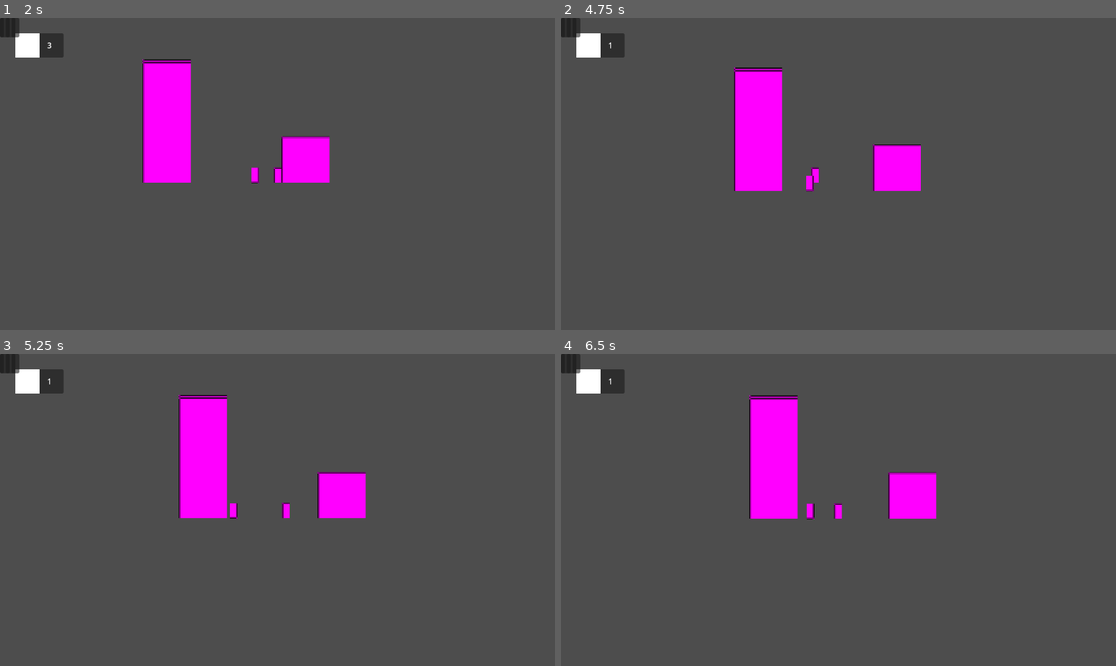
Above: before the commit, frames 1-4 (two rows, left to right).
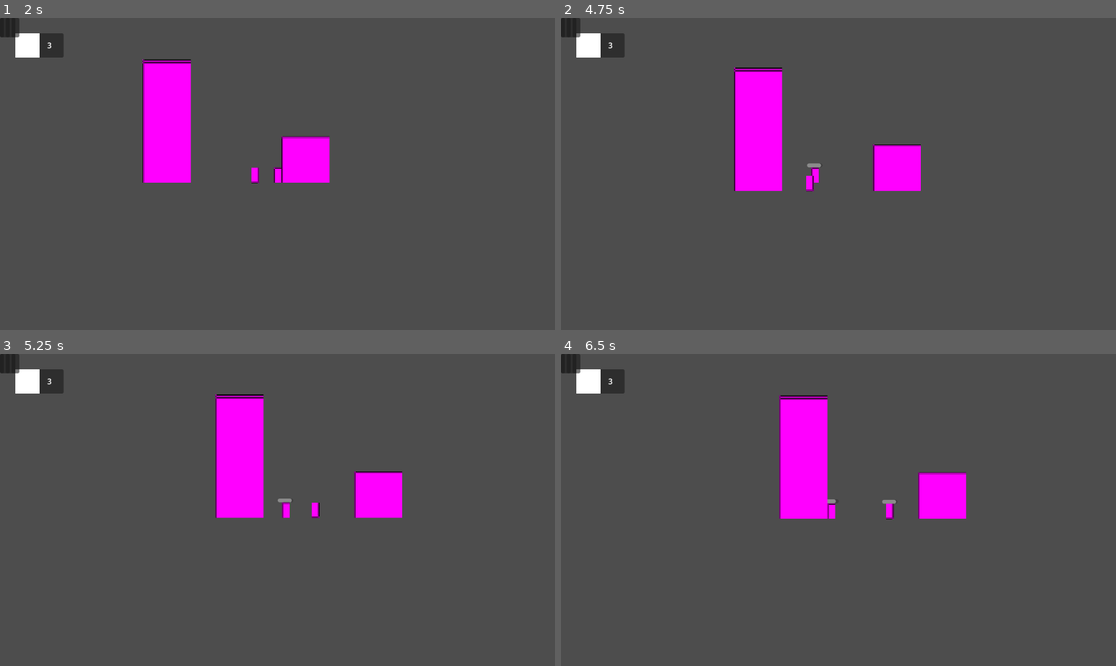
Above: after the commit, the same moments.

Repository: INV-matt/GMTK-game-jam
Game: Godot game, scene res://Main/main.tscn
The game is run twice, just before and just after one commit, with the same random seed, the same clock (stepped at 60 frames per second) and the same inputs.
Inputs:
- Up to frame 1 (2 s): hold D (pl_right) from 0.53 s (still down); tap Z (pl_attack) at 0.6 s; tap Space (pl_jump) at 0.77, 1.52 s; tap E (pl_dash) at 1.35 s
- Up to frame 2 (4.75 s): release D (pl_right) at 2.03 s; hold A (pl_left) 2.03-2.78 s; tap Tab (pl_scout) at 2.1, 4.35 s; hold D (pl_right) 2.78-4.28 s; tap Z (pl_attack) at 2.85 s; tap Space (pl_jump) at 3.02, 3.77, 4.52 s; hold E (pl_dash) 3.53-4.28 s; hold A (pl_left) from 4.28 s (still down)
- Up to frame 3 (5.25 s): release A (pl_left) at 5.03 s; hold D (pl_right) from 5.03 s (still down); tap Z (pl_attack) at 5.1 s
- Up to frame 4 (6.5 s): release D (pl_right) at 5.78 s; hold A (pl_left) from 5.78 s (still down); tap E (pl_dash) at 5.85 s; tap Space (pl_jump) at 6.02 s

Frame 1 is identical in both runs. In frame 2, less than 0.1% of the frame differs, in the area x 8-47%, y 7-48%; in frame 3, 7.5%, in the area x 8-73%, y 7-53%; in frame 4, 6.2%.

Commit message:
Implementing lives system

Diff:
--- a/Enemies/Basic Enemy/basic_enemy.tscn
+++ b/Enemies/Basic Enemy/basic_enemy.tscn
@@ -15,7 +15,6 @@
 [node name="basic_enemy" type="CharacterBody2D"]
 collision_layer = 4
 script = ExtResource("1_o6f8y")
-DmgAmt = 50
 
 [node name="Sprite2D" type="Sprite2D" parent="."]
 position = Vector2(4.76837e-07, 4.76837e-07)
